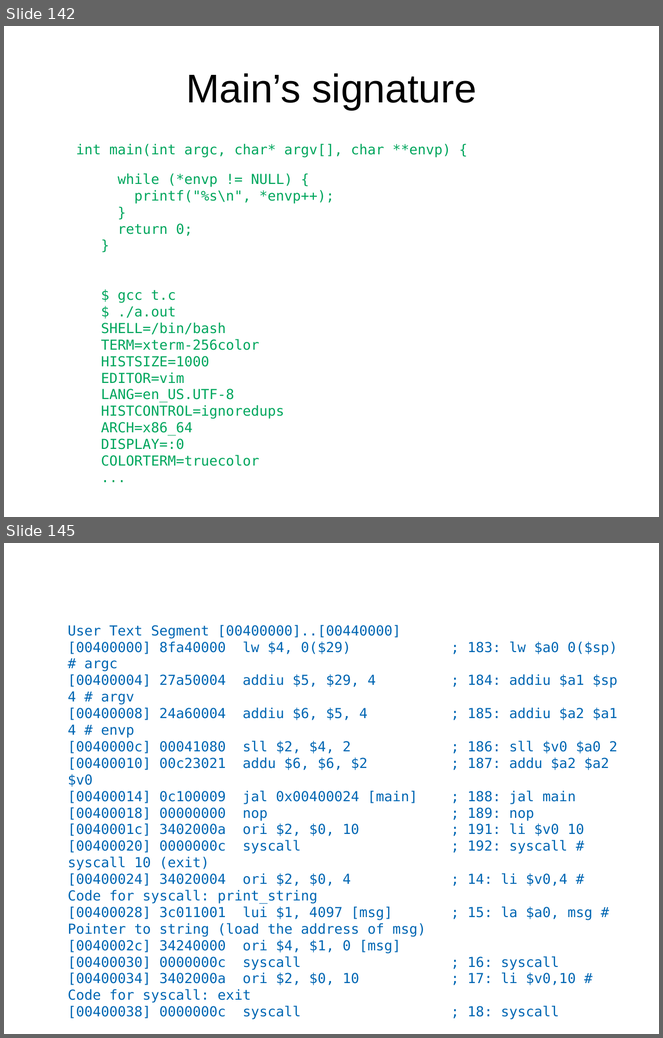
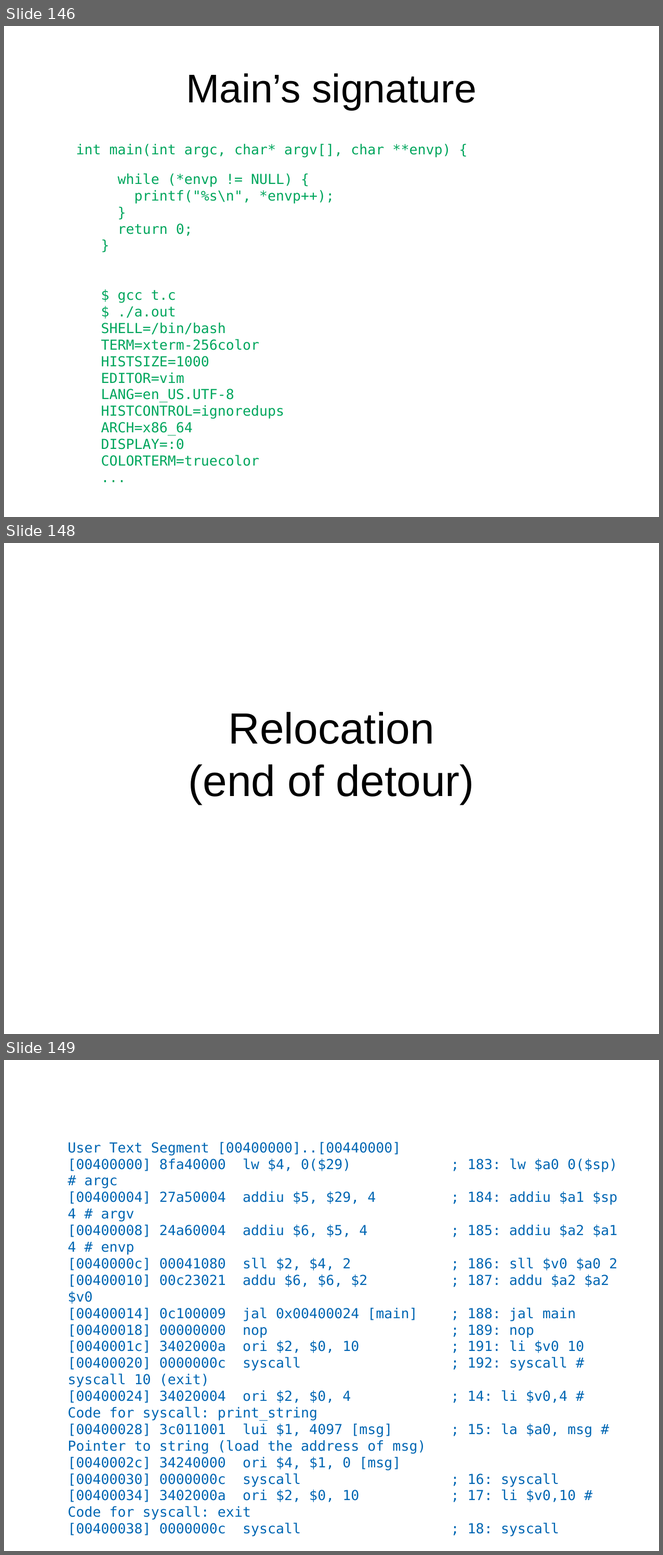
Before and after one commit to antonburtsev/cs3810, a slide deck: lectures/lecture04-mips/lecture-04-mips.odp. Shown one above the other, each under a label of ours: slides 142 and 145 before the commit, slides 146, 148 and 149 after it; the slides between them are not shown. The pictures are 663x1038 and 663x1555 pixels, drawn with LibreOffice and Linux fonts; fonts in the diff are those of the drawing. Boxes give left, top, right and bottom in pixels: in the first picture for what was removed or moved away, otherwise in the second. Text is boxed around its words. In the diff, an @@ line names an element or a change of style, - is before the commit and + after.

```diff
--- a/lectures/lecture04-mips/lecture-04-mips.odp
+++ b/lectures/lecture04-mips/lecture-04-mips.odp
@@ slide 148 added at [4,543,659,1034], background #FFFFFF @@
@@ subtitle added at [188,712,475,804], 48 pt, text #000000 @@
+Relocation
+(end of detour)
@@ what was slide 142 is now slide 146 @@
@@ what was slide 145 is now slide 149 @@
```
Also in this commit, not shown: 10 other slides added, 4 slides removed, 4 other files.
